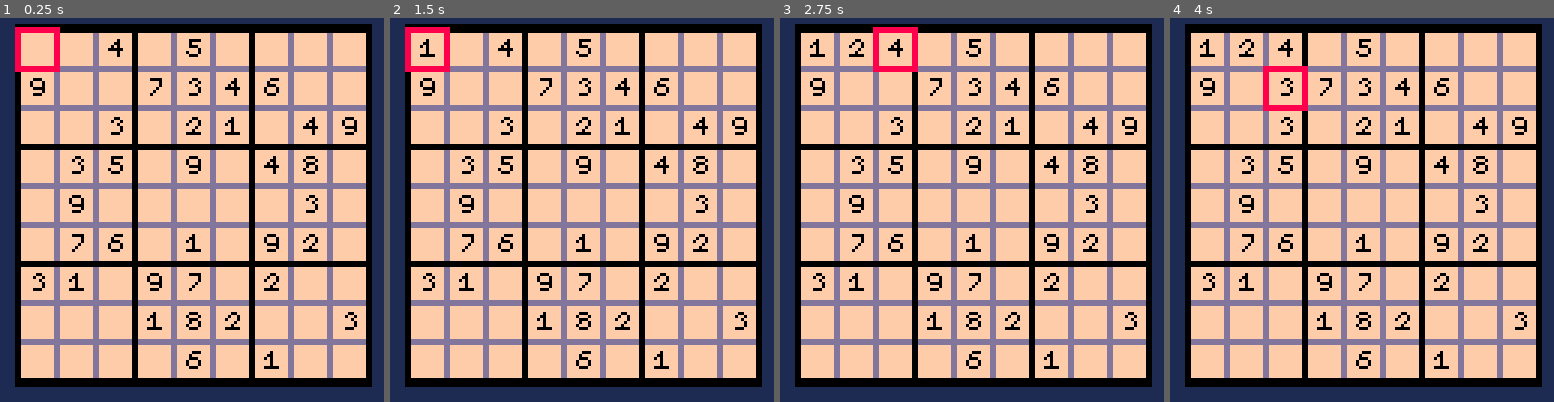
Above: before the commit, frames 1-4 (left to right).
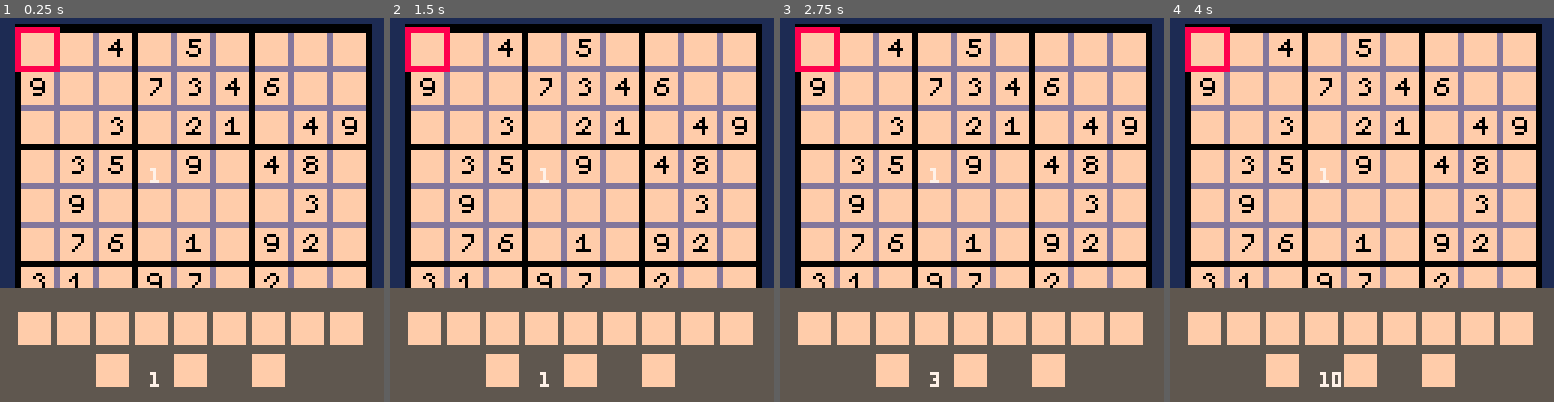
Above: after the commit, the same moments.

Repository: playerpeter1231/Pico-Sudoku
Game: PICO-8 cartridge sudoku.p8
Two runs of this game, one before a commit and one after it. Both use one fixed random seed, a clock stepped at 60 frames per second and the inputs below.
Inputs:
- Up to frame 1 (0.25 s): no input
- Up to frame 2 (1.5 s): tap O (Z key) at 0.7 s
- Up to frame 3 (2.75 s): hold Right 1.6-2.1 s; tap O (Z key) at 1.7, 2.1, 2.5 s; hold Up 2.15-2.42 s; hold Right from 2.47 s (still down)
- Up to frame 4 (4 s): tap O (Z key) at 2.9, 3.3, 3.7 s; release Right at 3.03 s; hold Left 3.08-3.58 s; hold Down 3.63-3.97 s

The runs differ from the first frame. In frame 1, 24% of the frame differs, in the area x 0-100%, y 39-100%; in frame 2, 24%; in frame 3, 25%; in frame 4, 25%, in the area x 0-100%, y 2-100%.

Commit message:
0.2
Originally pushed 8/23/2021

Diff:
--- a/sudoku.p8
+++ b/sudoku.p8
@@ -2,31 +2,27 @@
 version 32
 __lua__
 
---[[function copy_data(tab)
- copy={}
- copyfull={}
- for i=1,8 do
-  for k,v in pairs(tab) do
-   copy[k] = v
-  end
-  add(copyfull,copy)
-  del(copy)
+function copy_data(tab)
+ local copy={}
+ for k,v in pairs(tab) do
+  copy[k] = v
  end
+ return copy
+end
 
- return copyfull
-end--]]
 
 function _init()
+poke(0x5f2e,1)
 
-level1={{0,0,4,0,5,0,0,0,0},
-								{9,0,0,7,3,4,6,0,0},
-							 {0,0,3,0,2,1,0,4,9},
-							 {0,3,5,0,9,0,4,8,0},
-							 {0,9,0,0,0,0,0,3,0},
-							 {0,7,6,0,1,0,9,2,0},
-							 {3,1,0,9,7,0,2,0,0},
-							 {0,0,0,1,8,2,0,0,3},
-							 {0,0,0,0,6,0,1,0,0}}
+level1={0,0,4,0,5,0,0,0,0,
+								9,0,0,7,3,4,6,0,0,
+							 0,0,3,0,2,1,0,4,9,
+							 0,3,5,0,9,0,4,8,0,
+							 0,9,0,0,0,0,0,3,0,
+							 0,7,6,0,1,0,9,2,0,
+							 3,1,0,9,7,0,2,0,0,
+							 0,0,0,1,8,2,0,0,3,
+							 0,0,0,0,6,0,1,0,0}
 
 	--starting points for grid
 	gridx = 7
@@ -45,15 +41,15 @@
  cmarg = csize + inmarg
 
  --load level info into current dat var
- dat = level1
+ dat = copy_data(level1)
 
  --player data
  p = {
  	x = 1,
  	y = 1,
- 	z = 1,
+  pind = 1,
  	num = 1,
- 	open = false
+ 	menu = true
  }
 
  palt(0,false)
@@ -63,20 +59,28 @@
 function _update()
 	--TODO error detection will be with count(t,"num")
 
-	if(btnp(0)) p.x-=1
-	if(btnp(1)) p.x+=1
-	if(btnp(2)) p.y-=1
-	if(btnp(3)) p.y+=1
+ player_update()
+end
 
-	if(p.x<1) p.x=1
-	if(p.x>9) p.x=9
-	if(p.y<1) p.y=1
-	if(p.y>9) p.y=9
+function player_update()
+ if(not p.menu) then
+  if(btnp(0) and p.x>1) p.x-=1
+  if(btnp(1) and p.x<9) p.x+=1
+  if(btnp(2) and p.y>1) p.y-=1
+  if(btnp(3) and p.y<9) p.y+=1
 
-	if(btnp(4) and level1[p.y][p.x] == 0) then
-		dat[p.y][p.x] = p.num
-		p.num += 1
-	end
+  --index location based on players x+y
+  p.pind = p.x+(p.y-1)*9
+  if(btnp(4) and level1[pind] == 0) then
+   dat[pind] = p.num
+   p.num += 1
+  end
+ else
+  if(btnp(0) and p.num>1) p.num -= 1
+  if(btnp(1) and p.num<12) p.num += 1
+  if(btnp(2) and p.num>9) p.num -= 6
+  if(btnp(3) and p.num<10) p.num = 10
+ end
 end
 
 function _draw()
@@ -106,22 +110,35 @@
   rectfill(tempx,tempy,tempx+csize,tempy+csize,15)
 
   --draw num sprites from dat table
-  if(dat[ymod+1][xmod+1] != 0)then
-  	spr(dat[ymod+1][xmod+1],tempx+1,tempy+1)
-  end
+  pal(5,133)
+ 	spr(dat[i+1],tempx+1,tempy+1)
+  pal(5,5)
 
+  pal(5,0)
+  spr(level1[i+1],tempx+1,tempy+1)
+  pal(5,5)
  end
 
- --TODO seperate num choice menu
+ print(p.pind,50,50,7)
+ if(p.menu == true and p.pind < 64) then
+  rectfill(0,90,128,128,5)
+  for i=0,8 do
+   rectfill(i*cmarg+6,98,i*cmarg+16,108,15)
+   print(p.num,50,118,7)
+  end
+  for i=0,2 do
+   rectfill(i*cmarg*2+32,112,i*cmarg*2+42,122,15)
+  end
+ end
 
 end
 
 __gfx__
-eeeeeeeeeeeeeeeeeeeeeeeeeeeeeeeeeeeeeeeeeeeeeeeeeeeeeeeeeeeeeeeeeeeeeeeeeeeeeeee000000000000000000000000000000000000000000000000
-eeeeeeeeeeee0eeeeeee00eeeeee00eeeeeee0eeeee0000eeeee000eeee0000eeee000eeeee000ee000000000000000000000000000000000000000000000000
-eeeeeeeeeee00eeeeee0ee0eeee0ee0eeeee00eeeee0eeeeeee0eeeeeeeeee0eee0eee0eee0eee0e000000000000000000000000000000000000000000000000
-eeeeeeeeee0e0eeeee0eee0eeeeee0eeeee0e0eeeee000eeeee000eeeeeeee0eeee000eeee0eee0e000000000000000000000000000000000000000000000000
-eeeeeeeeeeee0eeeeeeee0eeeeeeee0eee00000eeeeeee0eee0eee0eeeeee0eeeee0ee0eeee0000e000000000000000000000000000000000000000000000000
-eeeeeeeeeeee0eeeeeee0eeeeeeeee0eeeeee0eeee0eee0eee0eee0eeeee0eeeee0eee0eeeeeee0e000000000000000000000000000000000000000000000000
-eeeeeeeeee00000eee00000eeee000eeeeeee0eeeee000eeeee000eeeee0eeeeeee000eeeee000ee000000000000000000000000000000000000000000000000
-eeeeeeeeeeeeeeeeeeeeeeeeeeeeeeeeeeeeeeeeeeeeeeeeeeeeeeeeeeeeeeeeeeeeeeeeeeeeeeee000000000000000000000000000000000000000000000000
+eeeeeeeeeeeeeeeeeeeeeeeeeeeeeeeeeeeeeeeeeeeeeeeeeeeeeeeeeeeeeeeeeeeeeeeeeeeeeeeeeeeee5eeeee55eeeee55555e000000000000000000000000
+eeeeeeeeeeee5eeeeeee55eeeeee55eeeeeee5eeeee5555eeeee555eeee5555eeee555eeeee555eeeeee555eee5555eee55eee55000000000000000000000000
+eeeeeeeeeee55eeeeee5ee5eeee5ee5eeeee55eeeee5eeeeeee5eeeeeeeeee5eee5eee5eee5eee5eeee55555e555555ee5e5e5e5000000000000000000000000
+eeeeeeeeee5e5eeeee5eee5eeeeee5eeeee5e5eeeee555eeeee555eeeeeeee5eeee555eeee5eee5eee55555eeeeeeeeee5ee5ee5000000000000000000000000
+eeeeeeeeeeee5eeeeeeee5eeeeeeee5eee55555eeeeeee5eee5eee5eeeeee5eeeee5ee5eeee5555eeee555eeee5555eee5e5e5e5000000000000000000000000
+eeeeeeeeeeee5eeeeeee5eeeeeeeee5eeeeee5eeee5eee5eee5eee5eeeee5eeeee5eee5eeeeeee5ee5ee5eeeee55e5eee55eee55000000000000000000000000
+eeeeeeeeee55555eee55555eeee555eeeeeee5eeeee555eeeee555eeeee5eeeeeee555eeeee555eee55eeeeeee55e5eeee55555e000000000000000000000000
+eeeeeeeeeeeeeeeeeeeeeeeeeeeeeeeeeeeeeeeeeeeeeeeeeeeeeeeeeeeeeeeeeeeeeeeeeeeeeeeeeeeeeeeeeeeeeeeeeeeeeeee000000000000000000000000
